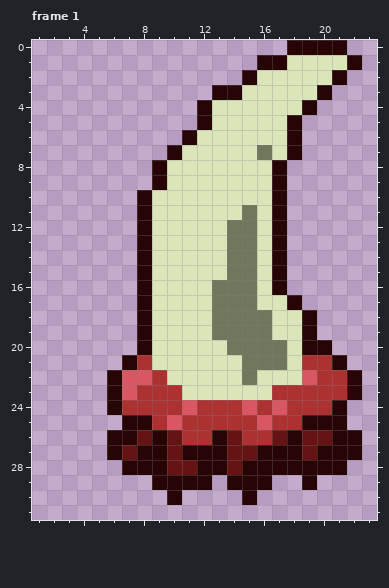
A pixel-art file gets an edit: Assets/Textures/Aseprite Filer/Fang-Slash.aseprite. The first picture shows the starting point.
32x32 pixels, 1 frame. Shown: frame 1: x 1..23, y 0..31. The commit also changed other frames, which this record leaves out.
New version:
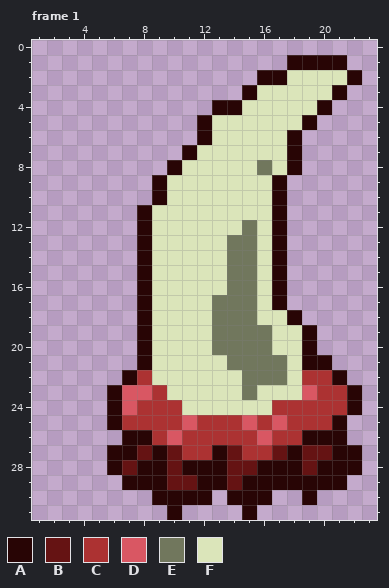
Palette (. is transparent): A #280505  B #651313  C #ac3232  D #d95763  E #71775d  F #dbe5ba
The edit:
{"where": "frame 1"}
{"frame":1,"y":0,"x":18,"old":"AAAA","new":"...."}
{"frame":1,"y":1,"x":16,"old":"AAFFFFA","new":"..AAAA."}
{"frame":1,"y":2,"x":15,"old":"AFF","new":".AA"}
{"frame":1,"y":2,"x":21,"old":"A.","new":"FA"}
{"frame":1,"y":3,"x":13,"old":"AAF","new":"..A"}
{"frame":1,"y":3,"x":20,"old":"A.","new":"FA"}
{"frame":1,"y":4,"x":12,"old":"AFF","new":".AA"}
{"frame":1,"y":4,"x":19,"old":"A.","new":"FA"}
{"frame":1,"y":5,"x":18,"old":"A.","new":"FA"}
{"frame":1,"y":6,"x":11,"old":"AF","new":".A"}
{"frame":1,"y":7,"x":10,"old":"AF","new":".A"}
{"frame":1,"y":7,"x":16,"old":"E","new":"F"}
{"frame":1,"y":8,"x":9,"old":"AF","new":".A"}
{"frame":1,"y":8,"x":16,"old":"FA.","new":"EFA"}
{"frame":1,"y":10,"x":8,"old":"AF","new":".A"}
{"frame":1,"y":11,"x":15,"old":"E","new":"F"}
{"frame":1,"y":12,"x":14,"old":"E","new":"F"}
{"frame":1,"y":16,"x":13,"old":"E","new":"F"}
{"frame":1,"y":17,"x":17,"old":"FA","new":"A."}
{"frame":1,"y":18,"x":16,"old":"E","new":"F"}
{"frame":1,"y":18,"x":18,"old":"FA","new":"A."}
{"frame":1,"y":20,"x":13,"old":"F","new":"E"}
{"frame":1,"y":20,"x":17,"old":"E","new":"F"}
{"frame":1,"y":20,"x":20,"old":"A","new":"."}
{"frame":1,"y":21,"x":7,"old":"AC","new":".A"}
{"frame":1,"y":21,"x":14,"old":"F","new":"E"}
{"frame":1,"y":21,"x":19,"old":"CCA","new":"AA."}
{"frame":1,"y":22,"x":6,"old":"ADDC","new":".ACF"}
{"frame":1,"y":22,"x":16,"old":"FF","new":"EE"}
{"frame":1,"y":22,"x":19,"old":"D","new":"C"}
{"frame":1,"y":22,"x":21,"old":"CA","new":"A."}
{"frame":1,"y":23,"x":8,"old":"C","new":"D"}
{"frame":1,"y":23,"x":10,"old":"C","new":"F"}
{"frame":1,"y":23,"x":15,"old":"F","new":"E"}
{"frame":1,"y":23,"x":17,"old":"CCC","new":"FFD"}
{"frame":1,"y":24,"x":7,"old":"C","new":"D"}
{"frame":1,"y":24,"x":11,"old":"DCCCDCD","new":"FFFFFFC"}
{"frame":1,"y":24,"x":21,"old":"A.","new":"CA"}
{"frame":1,"y":25,"x":6,"old":".AA","new":"ACC"}
{"frame":1,"y":25,"x":10,"old":"DC","new":"CD"}
{"frame":1,"y":25,"x":15,"old":"CDC","new":"DCD"}
{"frame":1,"y":25,"x":19,"old":"AA","new":"CC"}
{"frame":1,"y":26,"x":6,"old":"A","new":"."}
{"frame":1,"y":26,"x":8,"old":"BAB","new":"ACD"}
{"frame":1,"y":26,"x":13,"old":"AB","new":"CC"}
{"frame":1,"y":26,"x":16,"old":"CBABB","new":"DCCAA"}
{"frame":1,"y":26,"x":22,"old":"A","new":"."}
{"frame":1,"y":27,"x":7,"old":"BA","new":"AB"}
{"frame":1,"y":27,"x":11,"old":"AA","new":"CC"}
{"frame":1,"y":27,"x":15,"old":"BAA","new":"CCB"}
{"frame":1,"y":27,"x":20,"old":"A","new":"B"}
{"frame":1,"y":28,"x":6,"old":".A","new":"AB"}
{"frame":1,"y":28,"x":11,"old":"B","new":"A"}
{"frame":1,"y":28,"x":15,"old":"A","new":"B"}
{"frame":1,"y":28,"x":19,"old":"A","new":"B"}
{"frame":1,"y":28,"x":22,"old":".","new":"A"}
{"frame":1,"y":29,"x":7,"old":"..","new":"AA"}
{"frame":1,"y":29,"x":10,"old":"AA","new":"BB"}
{"frame":1,"y":29,"x":13,"old":".A","new":"AB"}
{"frame":1,"y":29,"x":17,"old":"..","new":"AA"}
{"frame":1,"y":29,"x":20,"old":"..","new":"AA"}
{"frame":1,"y":30,"x":9,"old":".","new":"A"}
{"frame":1,"y":30,"x":11,"old":"..","new":"AA"}
{"frame":1,"y":30,"x":14,"old":".","new":"A"}
{"frame":1,"y":30,"x":16,"old":".","new":"A"}
{"frame":1,"y":30,"x":19,"old":".","new":"A"}
{"frame":1,"y":31,"x":10,"old":".","new":"A"}
{"frame":1,"y":31,"x":15,"old":".","new":"A"}
